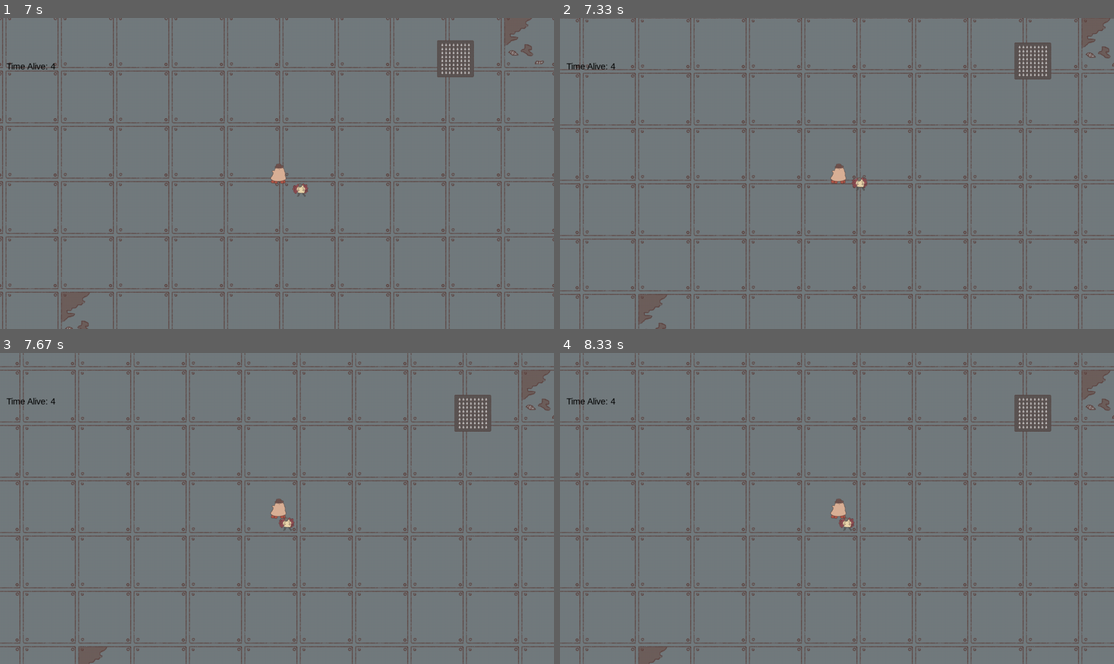
Above: before the commit, frames 1-4 (two rows, left to right).
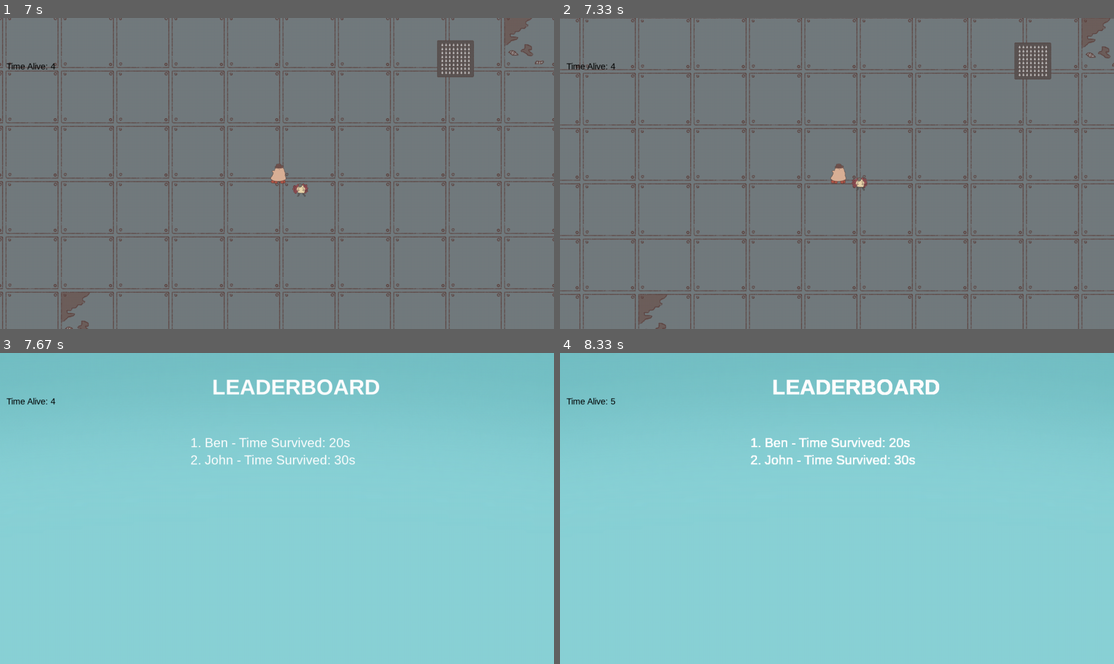
Above: after the commit, the same moments.

Repository: BLLXW/Hackclub
Game: pygame game, started from main.py
The game is run twice, just before and just after one commit, with the same random seed, the same clock (stepped at 60 frames per second) and the same inputs.
Inputs:
- Up to frame 1 (7 s): type "ann" at 4.12 s; tap Enter at 4.45 s; hold W 4.67-5.13 s; hold D 5.22-5.85 s; hold S 5.88-6.25 s; hold A 6.28-6.75 s; hold A from 6.78 s (still down)
- Up to frame 2 (7.33 s): release A at 7.25 s; hold W from 7.28 s (still down)
- Up to frame 3 (7.67 s): release W at 7.58 s
- Up to frame 4 (8.33 s): no input

Frames 1-2 are identical in both runs. In frame 3, 100% of the frame differs, in the area x 0-100%, y 0-100%; in frame 4, 100%.

Commit message:
database

Diff:
--- a/main.py
+++ b/main.py
@@ -160,19 +160,19 @@
             lossSound = makeSound("lossTrack.mp3")
             playSound(lossSound)
 
-            time.sleep(0.75)
             hideSprite(Player.sprite)
 
-            backgroundSprite = makeSprite("lose.png")
-            backgroundx = screenCentre[0]
-            backgroundy = screenCentre[1]
-            moveSprite(backgroundSprite, backgroundx, backgroundy, True)
-            showSprite(backgroundSprite)
-
-            time.sleep(4)
+            loseScreen = makeSprite("lose.png")
+            moveSprite(loseScreen, screenCentre[0], screenCentre[1], True)
+            showSprite(loseScreen)
+
+            updateDisplay()
+
+            tick(120)
+
+            hideSprite(loseScreen)
 
             showLeaderboard()
-
             updateDisplay()
 
         if self.isNear(Player):
@@ -332,10 +332,6 @@
 makeMusic("bgmusic.mp3")
 playMusic(-1)
 
-createLeaderboardTable()
-addScore("Ben",20)
-addScore("John",30)
-
 while True:
     frameCount += 1
     showSprite(thePlayer.sprite)
Binary file changed: theDatabase.sqlite
